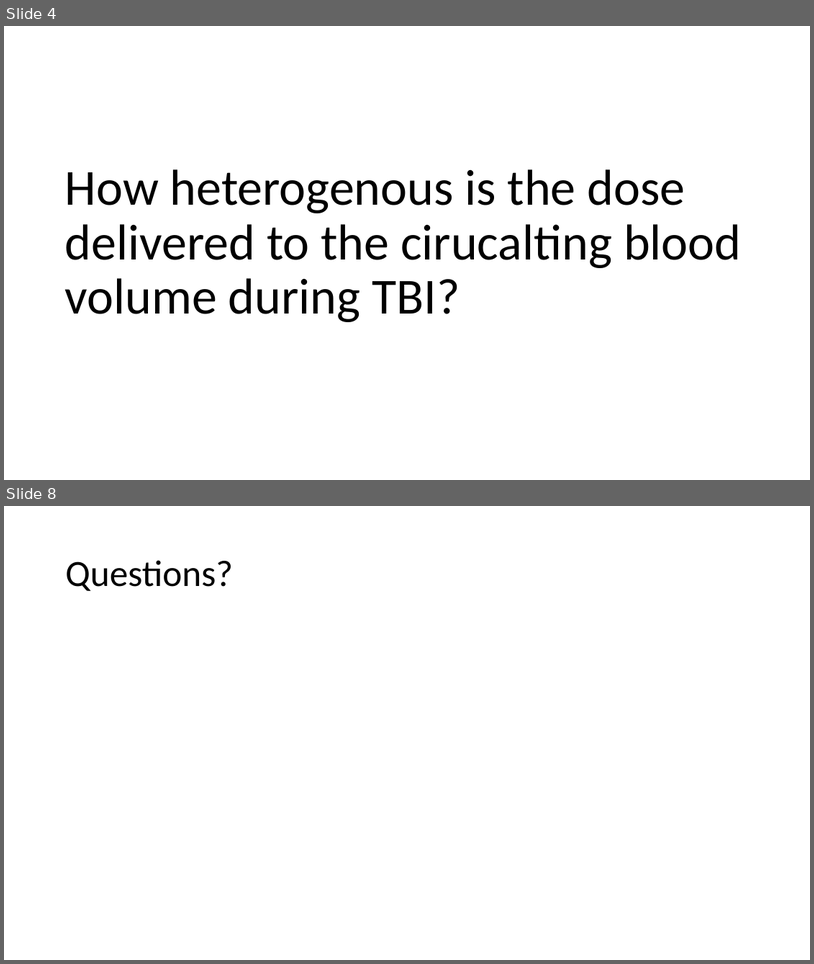
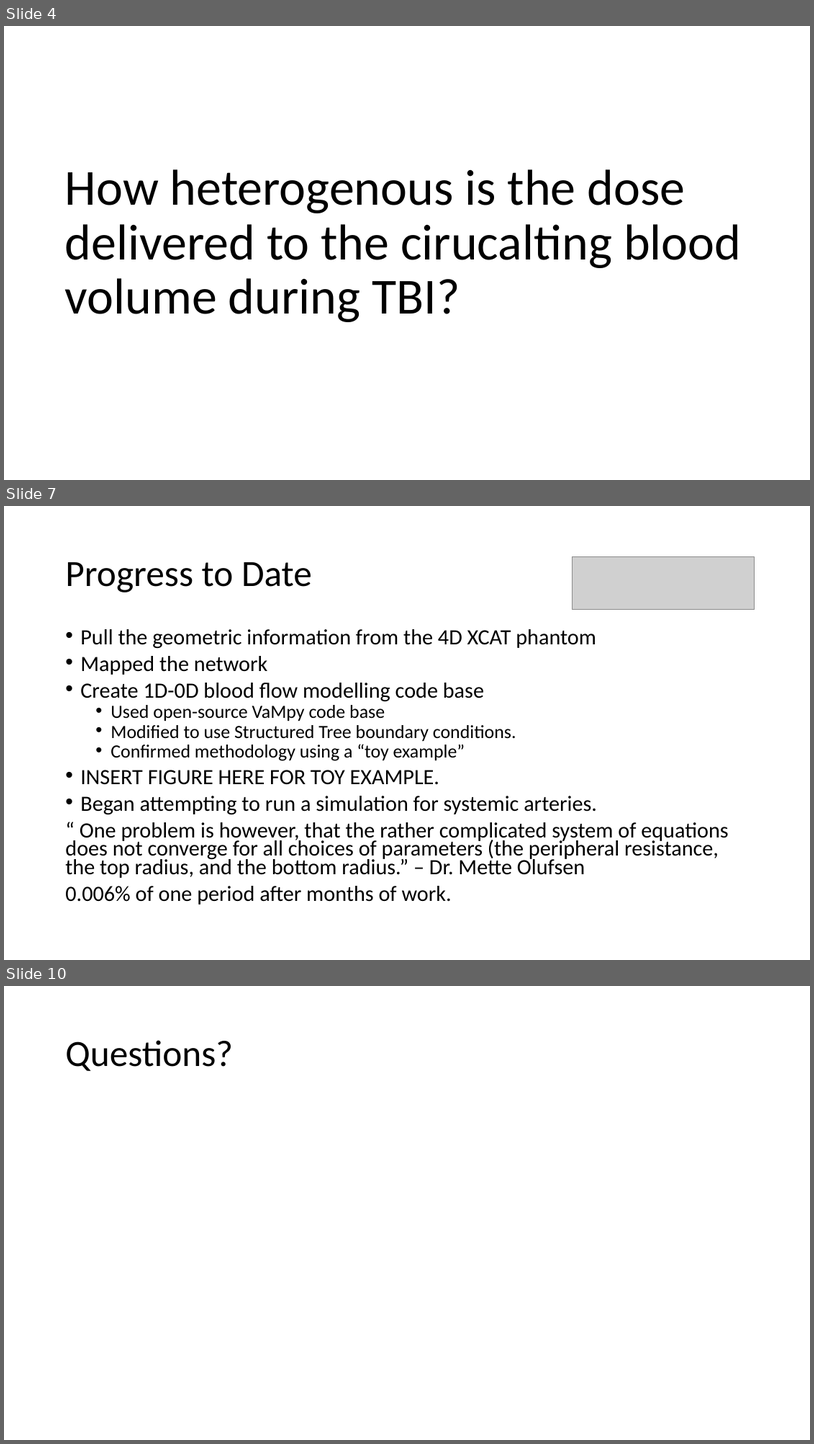
Before and after one commit to CNorthwayMedPhys/Full-Body-Flow-Model-Project, a slide deck: Working Documents/Committee Meeting.pptx. Shown one above the other, each under a label of ours: slides 4 and 8 before the commit, slides 4, 7 and 10 after it; the slides between them are not shown. The pictures are 814x964 and 814x1444 pixels, drawn with LibreOffice and Linux fonts; fonts in the diff are those of the drawing; grey boxes stand for pictures. Boxes give left, top, right and bottom in pixels: in the first picture for what was removed or moved away, otherwise in the second. Text is boxed around its words. In the diff, an @@ line names an element or a change of style, - is before the commit and + after.

```diff
--- a/Working Documents/Committee Meeting.pptx
+++ b/Working Documents/Committee Meeting.pptx
@@ slide 7 added at <box>4,506,810,960</box>, background #FFFFFF @@
@@ title added at <box>65,562,312,592</box>, 44 pt, text #000000 @@
+Progress to Date
@@ picture added at <box>573,557,755,609</box> @@
@@ text added at <box>65,629,728,904</box>, 25.9 pt, text #000000 @@
+• Pull the geometric information from the 4D XCAT phantom
+• Mapped the network
+• Create 1D-0D blood flow modelling code base
+  • Used open-source VaMpy code base
+  • Modified to use Structured Tree boundary conditions.
+  • Confirmed methodology using a “toy example”
+• INSERT FIGURE HERE FOR TOY EXAMPLE.
+• Began attempting to run a simulation for systemic arteries.
+“ One problem is however, that the rather complicated system of equations does not converge for all choices of parameters (the peripheral resistance, the top radius, and the bottom radius.” – Dr. Mette Olufsen
+0.006% of one period after months of work.
@@ what was slide 8 is now slide 10 @@
```
Also in this commit, not shown: 3 slides changed, 5 other slides added, 1 slide removed, 2 other files.
